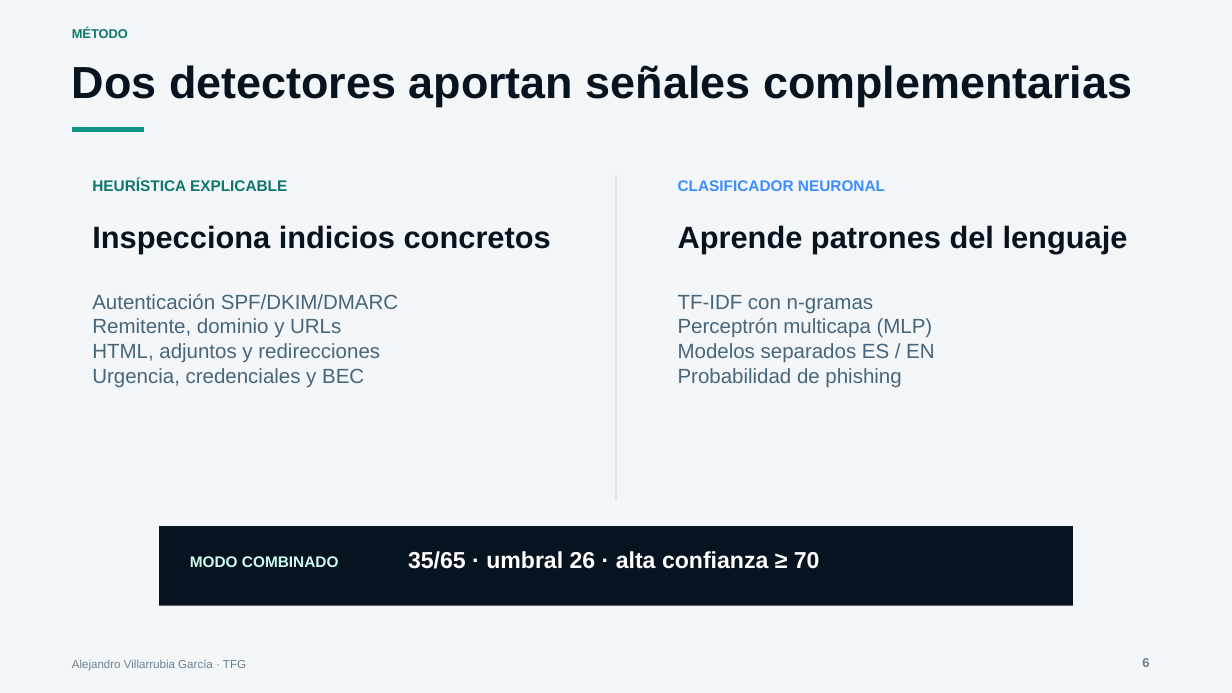
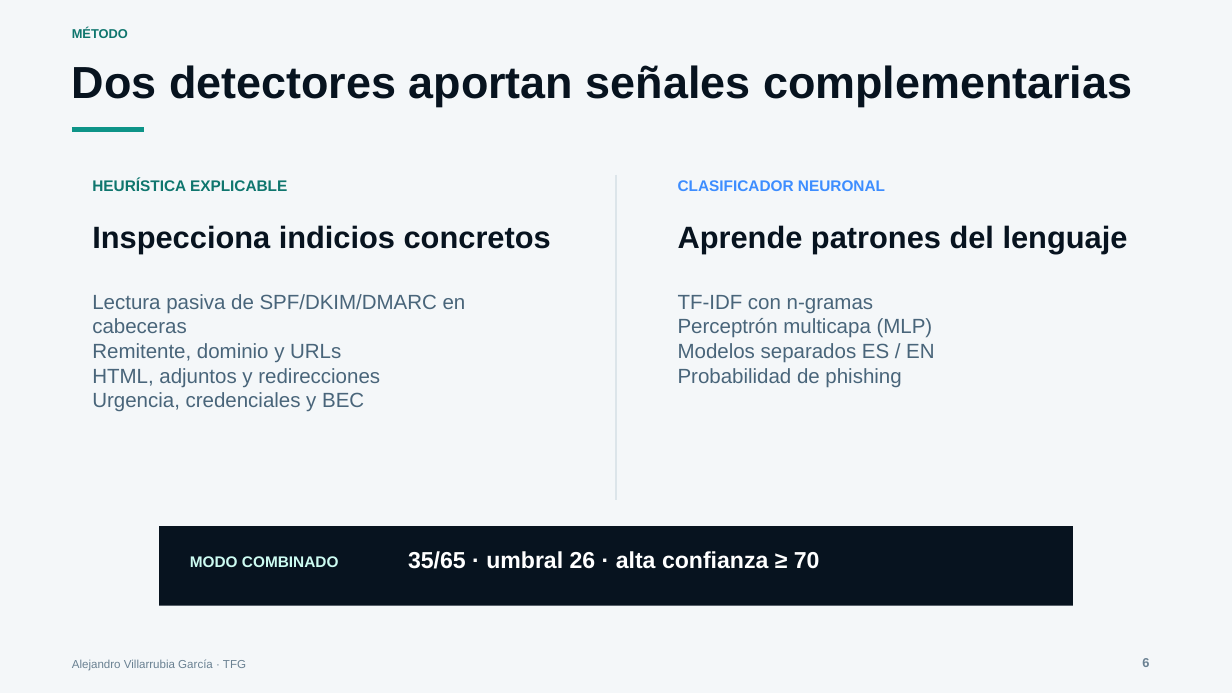
Before and after one commit to villarrubi/TFG, a slide deck: slide 6 of Presentacion_defensa_TFG.pptx. Drawn at 1232x693 pixels with LibreOffice and Linux fonts; fonts in the diff are those of the drawing. Boxes give left, top, right and bottom in pixels: in the first picture for what was removed or moved away, otherwise in the second. Text is boxed around its words. In the diff, an @@ line names an element or a change of style, - is before the commit and + after.

```diff
--- a/Presentacion_defensa_TFG.pptx
+++ b/Presentacion_defensa_TFG.pptx
@@ text at (92, 294, 466, 412): text changed @@
-Autenticación SPF/DKIM/DMARC
-Remitente, dominio y URLs
-HTML, adjuntos y redirecciones
-Urgencia, credenciales y BEC
+Lectura pasiva de SPF/DKIM/DMARC en cabeceras
+Remitente, dominio y URLs
+HTML, adjuntos y redirecciones
+Urgencia, credenciales y BEC
```
Also in this commit, not shown: 1 other slide changed, 25 other files.
